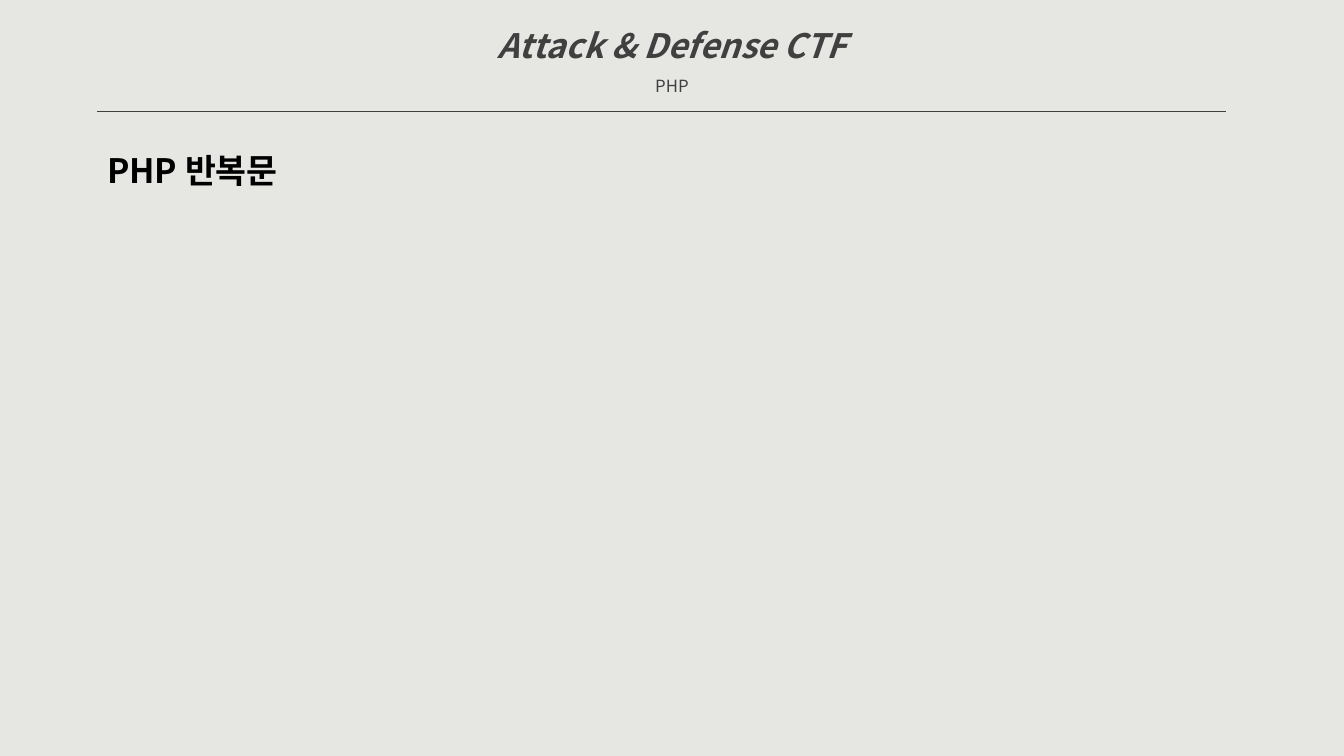
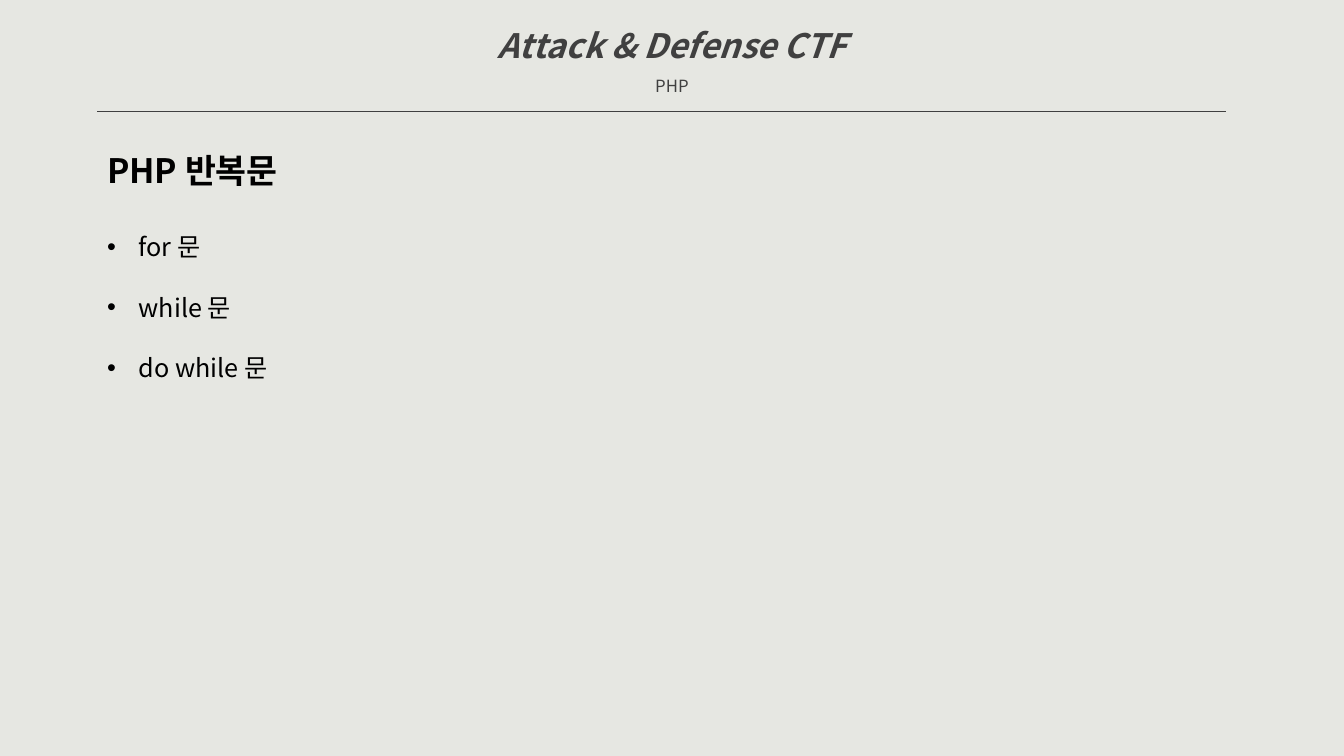
Before and after one commit to raxkson/kisec, a slide deck: slide 39 of Doc/Attack&Defense CTF-dev.pptx (slide 38 before the commit). Drawn at 1344x756 pixels with LibreOffice and Linux fonts; fonts in the diff are those of the drawing. Boxes give left, top, right and bottom in pixels: in the first picture for what was removed or moved away, otherwise in the second. Text is boxed around its words. In the diff, an @@ line names an element or a change of style, - is before the commit and + after.

```diff
--- a/Doc/Attack&Defense CTF-dev.pptx
+++ b/Doc/Attack&Defense CTF-dev.pptx
@@ text added at [139, 235, 267, 379], 18 pt, text #000000 @@
+• for 문
+• while 문
+• do while 문
```
Also in this commit, not shown: 8 other slides changed, 3 slides added, 1 slide removed, 1 other file.
